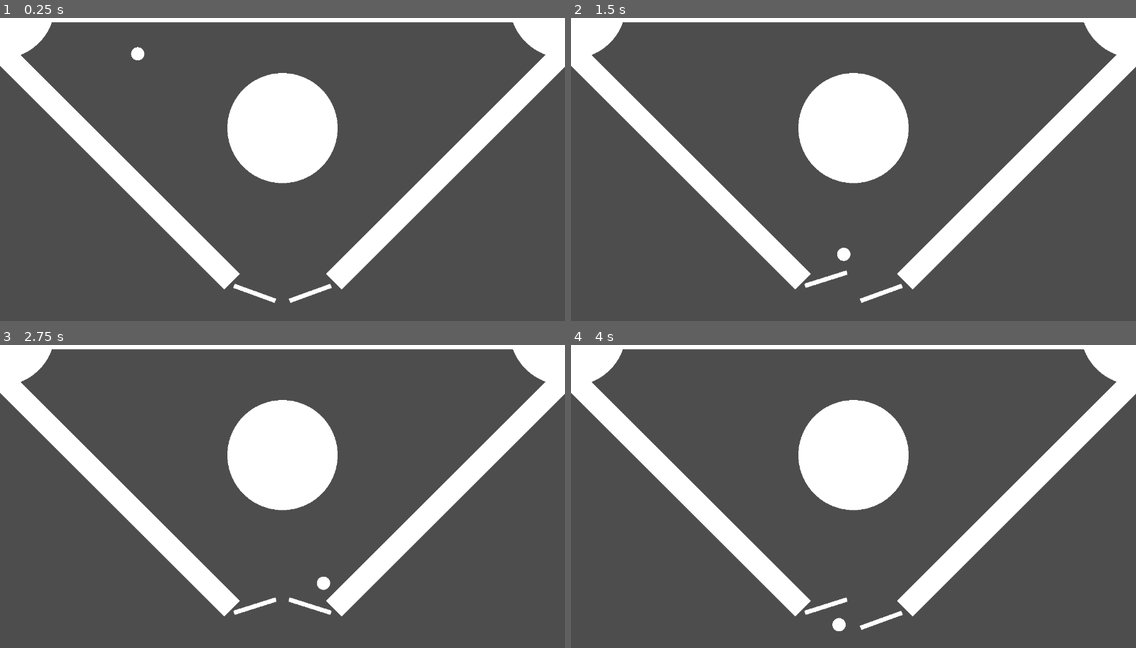
Above: before the commit, frames 1-4 (two rows, left to right).
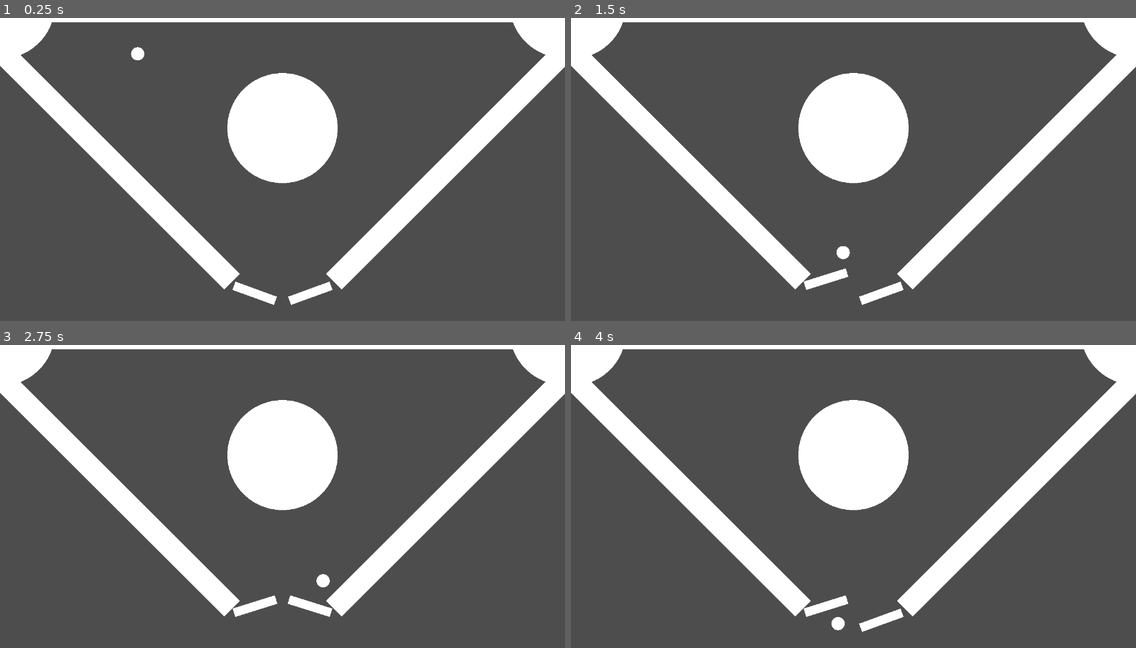
Above: after the commit, the same moments.

Repository: rielvis/SPiG_T4_PhPe
Game: Godot game, scene res://pinball_game/scenes/pinball_game.tscn
Two runs of this game, one before a commit and one after it. Both use one fixed random seed, a clock stepped at 60 frames per second and the inputs below.
Inputs:
- Up to frame 1 (0.25 s): no input
- Up to frame 2 (1.5 s): hold Right (rightArrow) 0.53-1.28 s; hold A (A) 0.53-1.28 s; hold Left (leftArrow) from 1.28 s (still down); tap D (D) at 1.35 s
- Up to frame 3 (2.75 s): release Left (leftArrow) at 2.03 s; hold Right (rightArrow) from 2.03 s (still down); hold A (A) from 2.03 s (still down)
- Up to frame 4 (4 s): release A (A) at 2.78 s; tap D (D) at 2.85 s; release Right (rightArrow) at 3.53 s; hold Left (leftArrow) from 3.53 s (still down); hold A (A) from 3.53 s (still down)

The runs differ from the first frame. In frame 1, 0.3% of the frame differs, in the area x 41-59%, y 86-95%; in frame 2, 0.3%; in frame 3, 0.3%, in the area x 41-59%, y 75-90%; in frame 4, 0.3%.

Commit message:
Changed the scale of the flippers to prevent clipping at high speeds

Diff:
--- a/pinball_game/scenes/player_flippers.tscn
+++ b/pinball_game/scenes/player_flippers.tscn
@@ -19,6 +19,7 @@
 unique_name_in_owner = true
 position = Vector2(-110, 0)
 rotation = 0.349066
+scale = Vector2(1, 2)
 physics_material_override = SubResource("PhysicsMaterial_k6ovw")
 constant_linear_velocity = Vector2(-2, -2)
 constant_angular_velocity = -0.0349066
@@ -35,6 +36,7 @@
 unique_name_in_owner = true
 position = Vector2(110, 0)
 rotation = -0.349066
+scale = Vector2(1, 2)
 physics_material_override = SubResource("PhysicsMaterial_o1ju4")
 constant_linear_velocity = Vector2(-2, -2)
 constant_angular_velocity = -0.0349066
